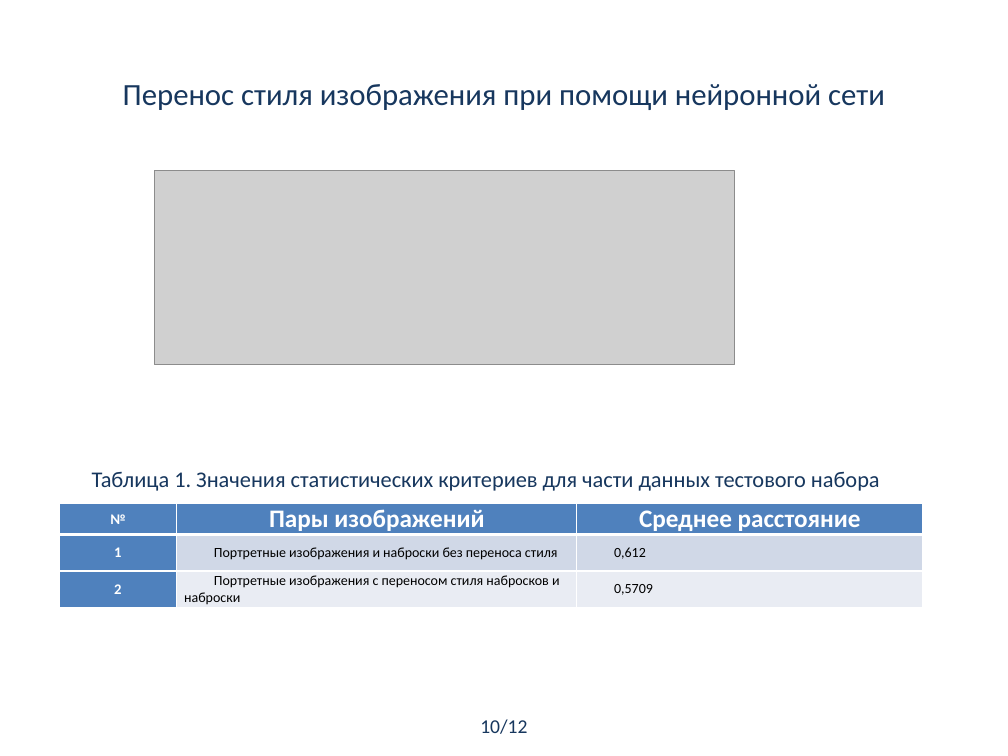
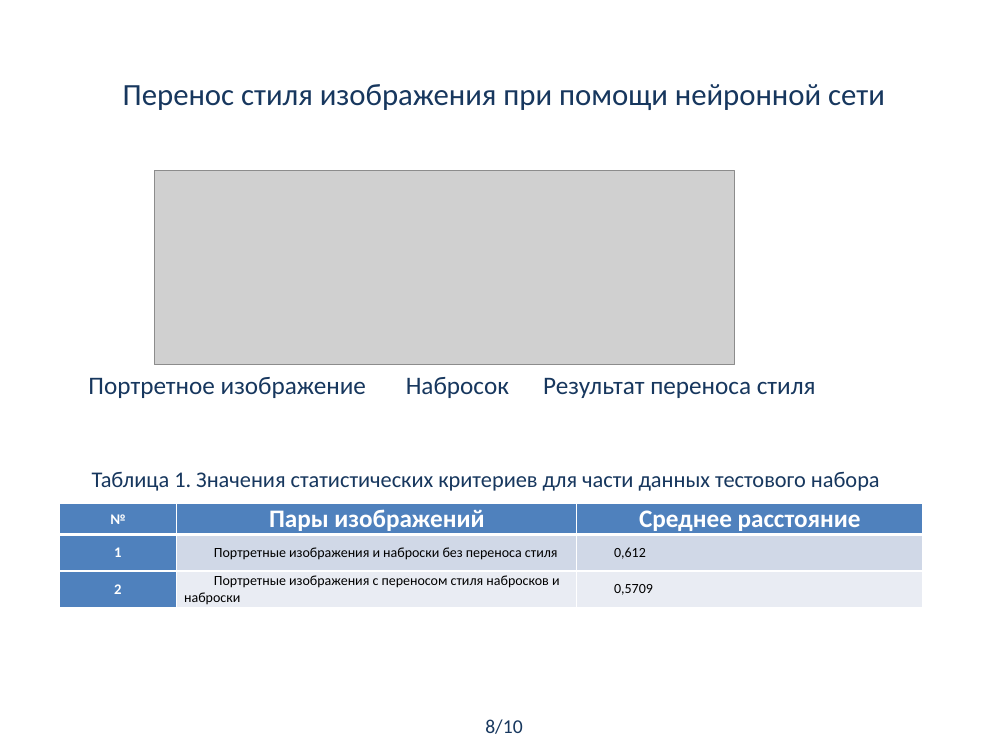
Before and after one commit to alxmcs/CompositePortraitRecognition, a slide deck: slide 8 of docs/reports/презентация.pptx. Drawn at 1008x756 pixels with LibreOffice and Linux fonts; fonts in the diff are those of the drawing; grey boxes stand for pictures. Boxes give left, top, right and bottom in pixels: in the first picture for what was removed or moved away, otherwise in the second. Text is boxed around its words. In the diff, an @@ line names an element or a change of style, - is before the commit and + after.

```diff
--- a/docs/reports/презентация.pptx
+++ b/docs/reports/презентация.pptx
@@ text added at box(88, 377, 816, 398), 18 pt, text #17375E @@
+Портретное изображение Набросок Результат переноса стиля
@@ text at box(485, 719, 522, 734): text changed @@
-10/12
+8/10
```
Also in this commit, not shown: 6 other slides changed, 1 other file.
